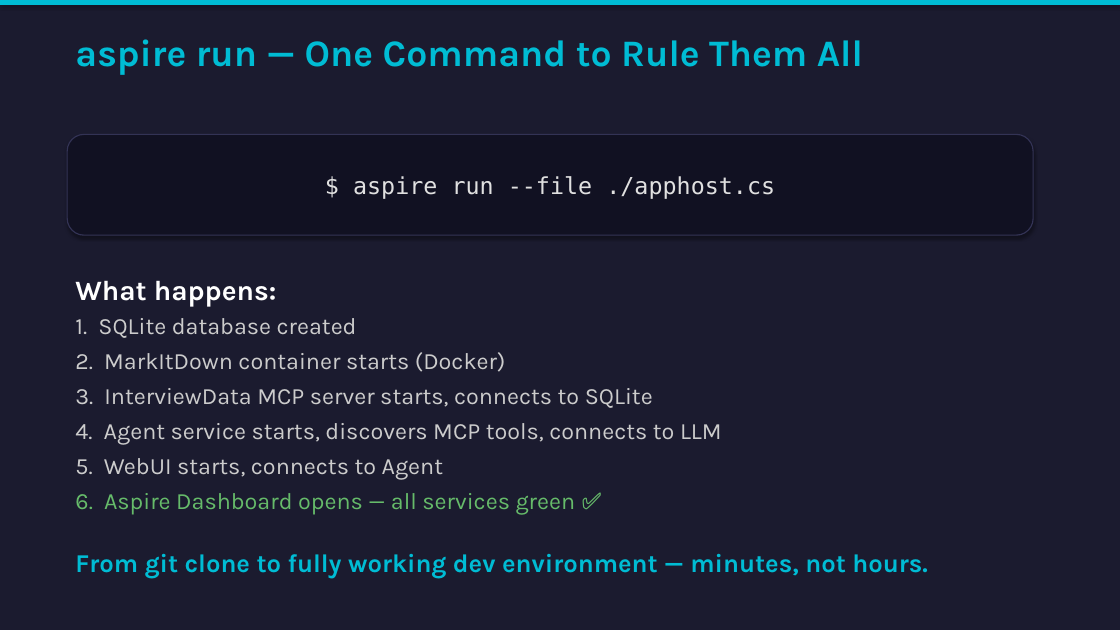
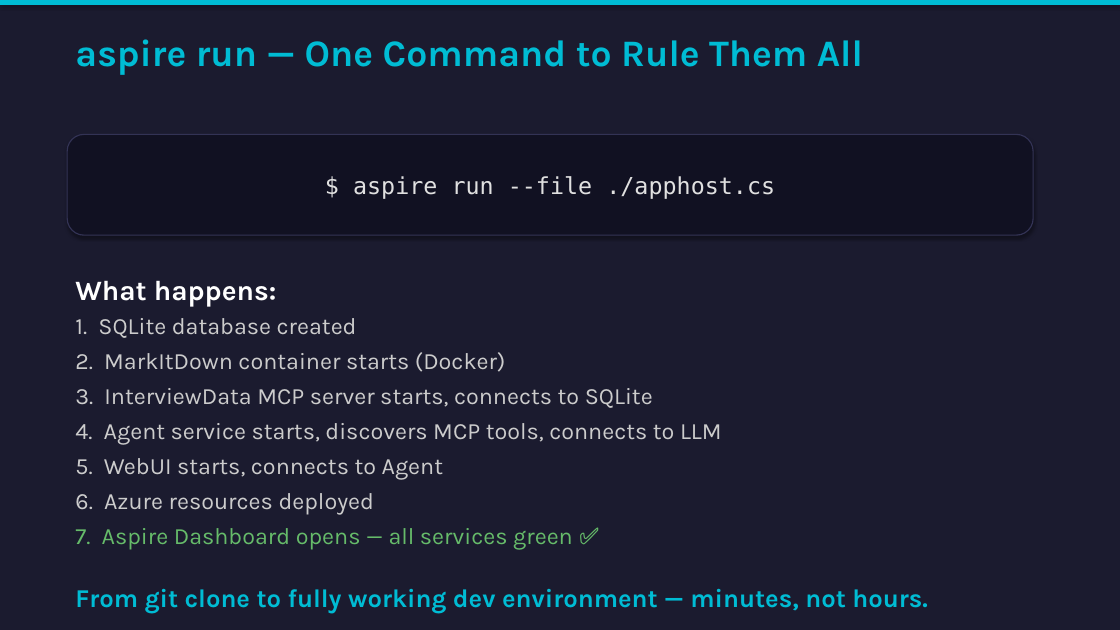
Before and after one commit to Azure-Samples/interview-coach-agent-framework, a slide deck: slide 26 of docs/presentation.pptx (slide 25 before the commit). Drawn at 1120x630 pixels with LibreOffice and Linux fonts; fonts in the diff are those of the drawing. Boxes give left, top, right and bottom in pixels: in the first picture for what was removed or moved away, otherwise in the second. Text is boxed around its words. In the diff, an @@ line names an element or a change of style, - is before the commit and + after.

```diff
--- a/docs/presentation.pptx
+++ b/docs/presentation.pptx
@@ text at (75,493,573,550): text changed @@
-6. Aspire Dashboard opens — all services green ✅
+6. Azure resources deployed
+7. Aspire Dashboard opens — all services green ✅
```
Also in this commit, not shown: 8 other slides changed, 1 slide added.
